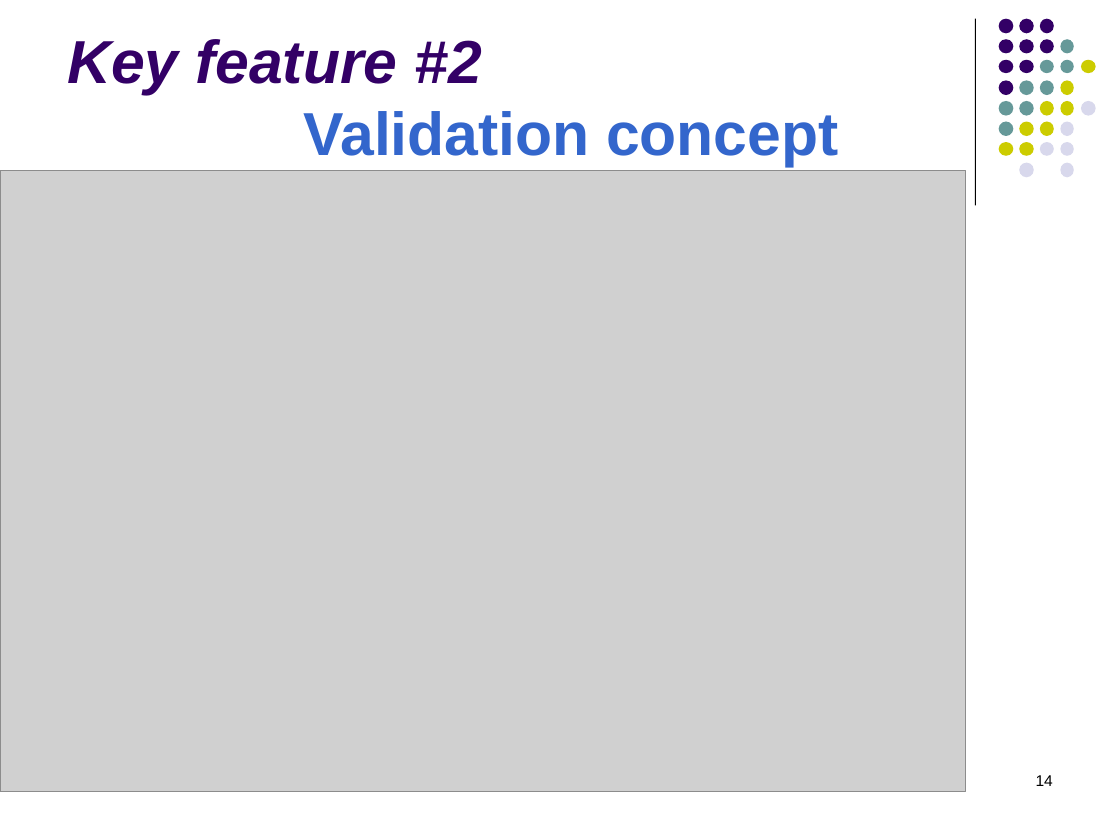
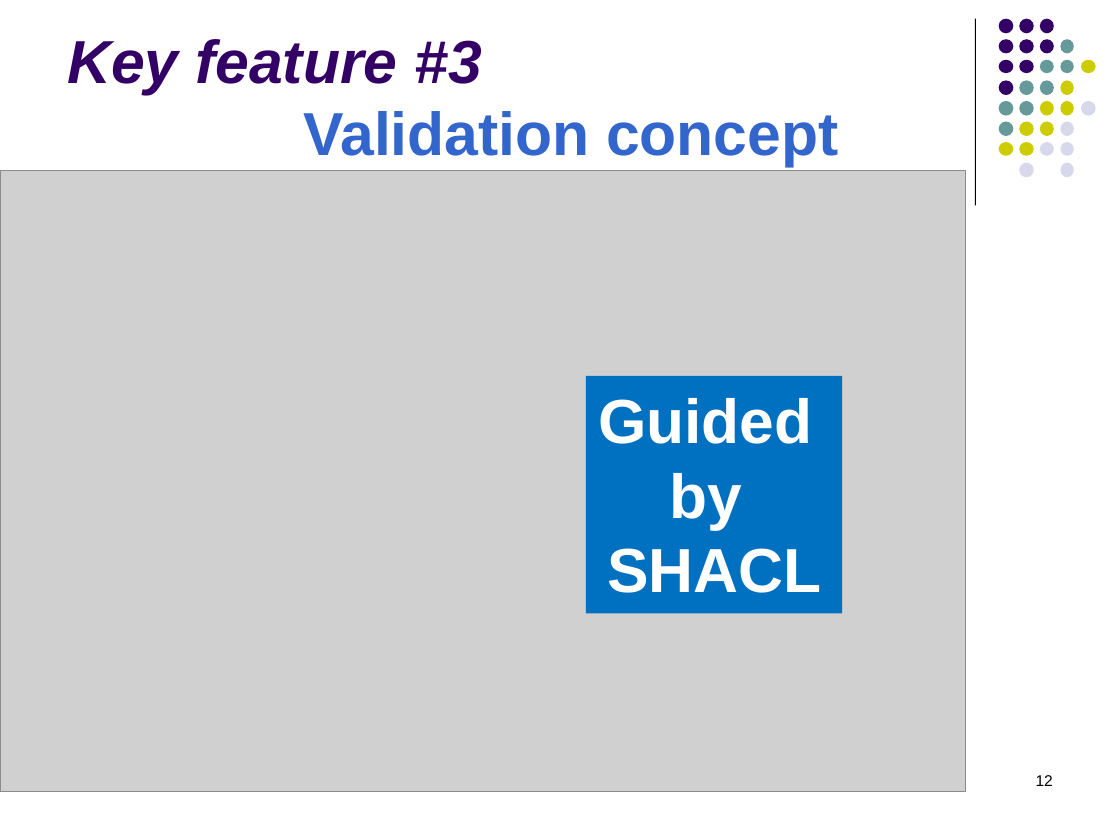
Before and after one commit to hrennau/greenfox, a slide deck: slide 12 of about/greenfox04.pptx (slide 14 before the commit). Drawn at 1120x840 pixels with LibreOffice and Linux fonts; fonts in the diff are those of the drawing; grey boxes stand for pictures. Boxes give left, top, right and bottom in pixels: in the first picture for what was removed or moved away, otherwise in the second. Text is boxed around its words. In the diff, an @@ line names an element or a change of style, - is before the commit and + after.

```diff
--- a/about/greenfox04.pptx
+++ b/about/greenfox04.pptx
@@ title at (67, 39, 838, 167): text changed @@
-Key feature #2
-Validation concept
+Key feature #3
+Validation concept
@@ rectangle added at (586, 376, 842, 614), fill #0070C0, 40 pt, text #FFFFFF, bold @@
+Guided
+by
+SHACL
@@ page number at (1036, 775, 1053, 786): text changed @@
-14
+12
```
Also in this commit, not shown: 14 other slides changed, 3 slides added, 31 slides removed, 32 other files.
